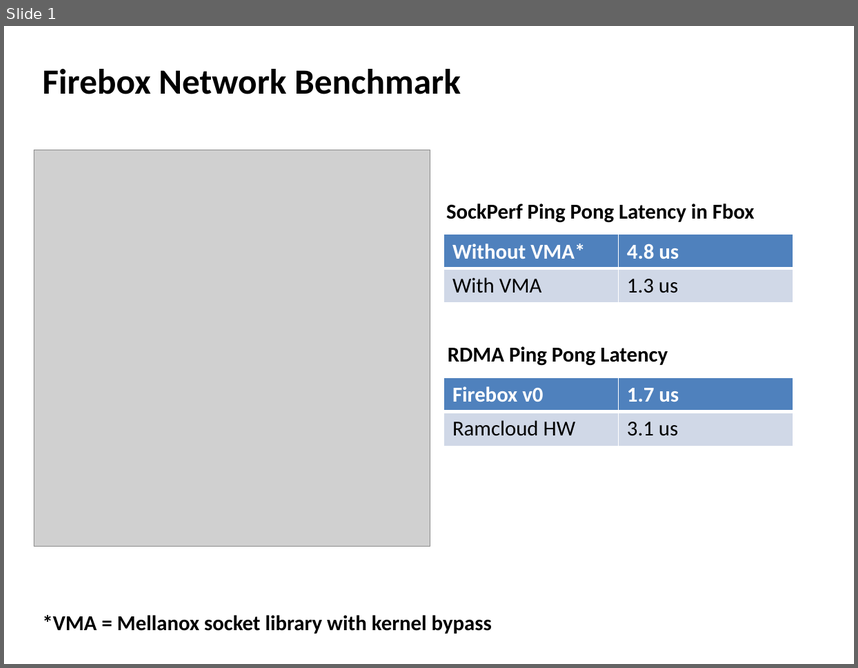
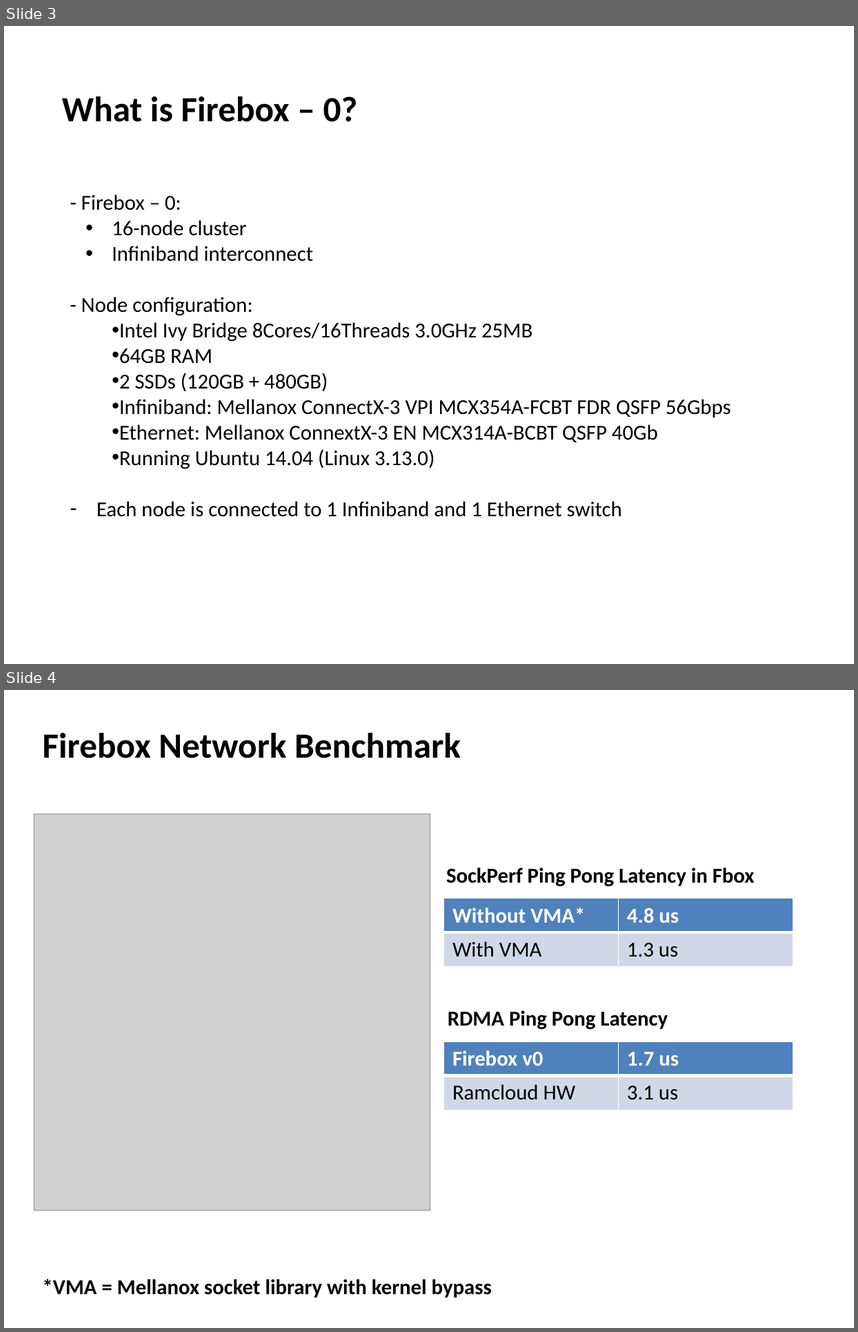
Before and after one commit to jcarreira/aspire-retreat, a slide deck: FireboxBenchmarks-retreat.pptx. Shown one above the other, each under a label of ours: slide 1 before the commit, slides 3 and 4 after it. The pictures are 858x668 and 858x1332 pixels, drawn with LibreOffice and Linux fonts; fonts in the diff are those of the drawing; grey boxes stand for pictures. Boxes give left, top, right and bottom in pixels: in the first picture for what was removed or moved away, otherwise in the second. Text is boxed around its words. In the diff, an @@ line names an element or a change of style, - is before the commit and + after.

Commit message:
Last version of ppt

```diff
--- a/FireboxBenchmarks-retreat.pptx
+++ b/FireboxBenchmarks-retreat.pptx
@@ slide 3 added at (x1=4, y1=26, x2=854, y2=664), background #FFFFFF @@
@@ text added at (x1=62, y1=96, x2=358, y2=122), 30 pt, text #000000, bold @@
+What is Firebox – 0?
@@ text added at (x1=81, y1=194, x2=731, y2=517), 18 pt, text #000000 @@
+- Firebox – 0:
+• 16-node cluster
+• Infiniband interconnect
+- Node configuration:
+• Intel Ivy Bridge 8Cores/16Threads 3.0GHz 25MB
+• 64GB RAM
+• 2 SSDs (120GB + 480GB)
+• Infiniband: Mellanox ConnectX-3 VPI MCX354A-FCBT FDR QSFP 56Gbps
+• Ethernet: Mellanox ConnextX-3 EN MCX314A-BCBT QSFP 40Gb
+• Running Ubuntu 14.04 (Linux 3.13.0)
+– Each node is connected to 1 Infiniband and 1 Ethernet switch
@@ what was slide 1 is now slide 4 @@
```
Also in this commit, not shown: 1 slide changed, 5 other slides added, 1 other file.
